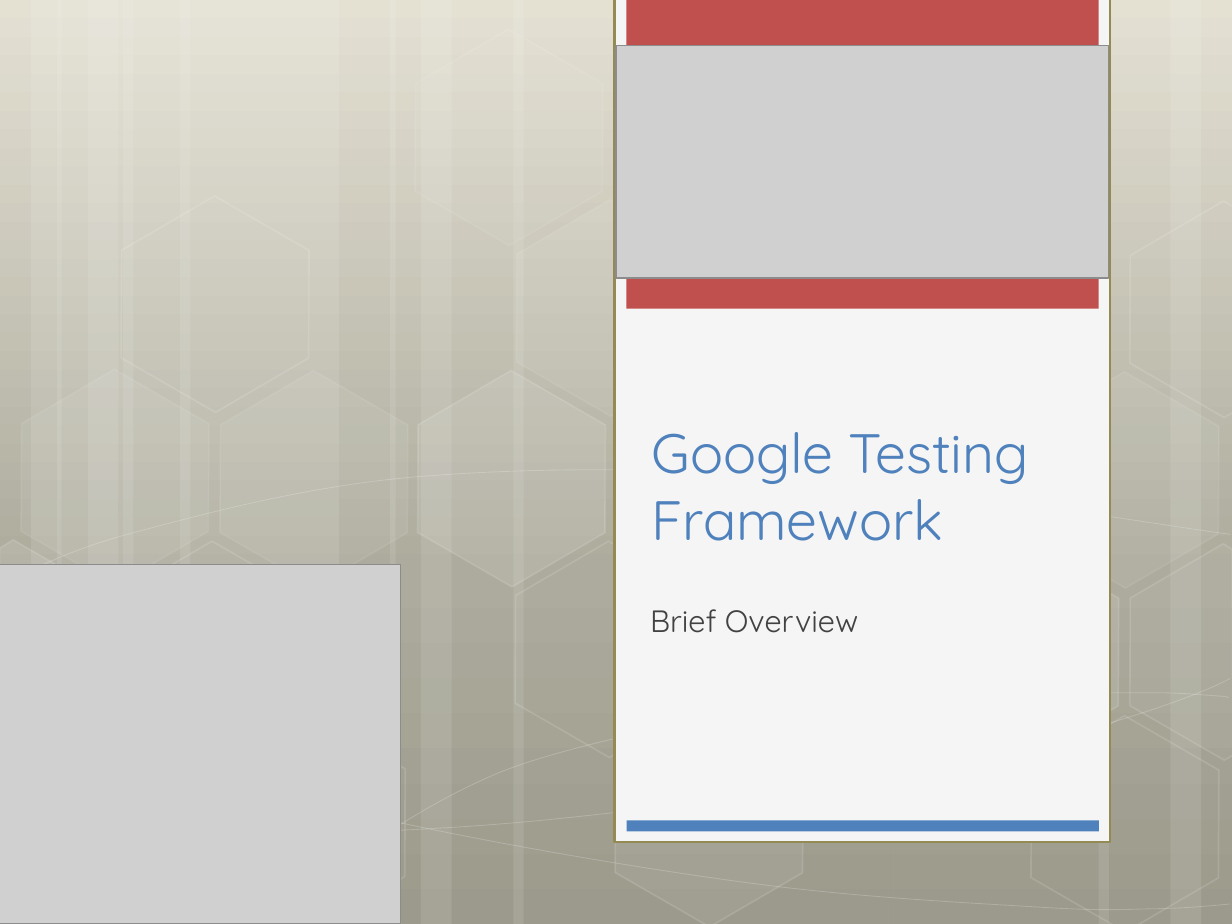
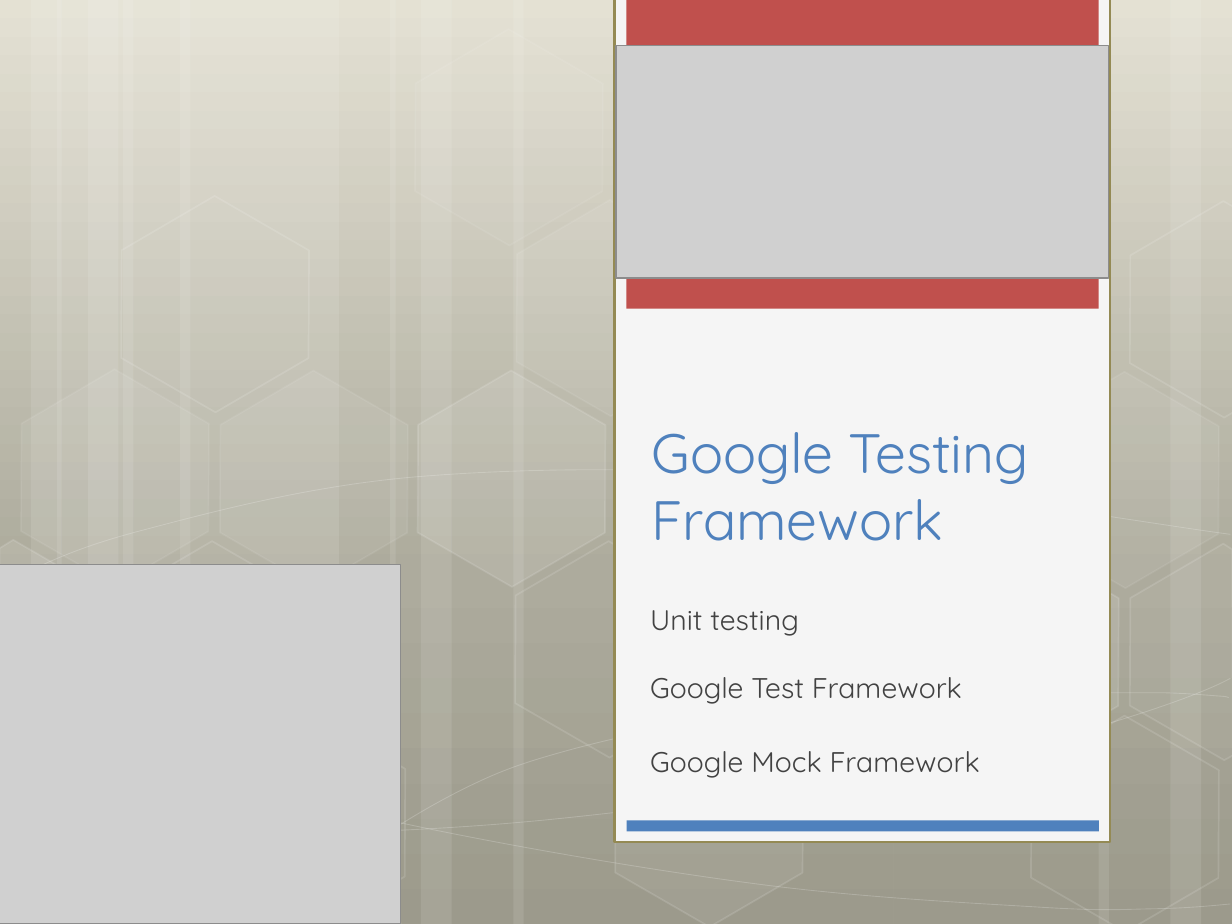
Before and after one commit to XanderMax/gtf-example, a slide deck: slide 1 of ppt/Google Testing Framework.pptx. Drawn at 1232x924 pixels with LibreOffice and Linux fonts; fonts in the diff are those of the drawing; grey boxes stand for pictures. Boxes give left, top, right and bottom in pixels: in the first picture for what was removed or moved away, otherwise in the second. Text is boxed around its words. In the diff, an @@ line names an element or a change of style, - is before the commit and + after.

```diff
--- a/ppt/Google Testing Framework.pptx
+++ b/ppt/Google Testing Framework.pptx
@@ subtitle at (650,610,980,778): text changed; size 18 to 16.6 pt @@
-Brief Overview
+Unit testing
+Google Test Framework
+Google Mock Framework
```
Also in this commit, not shown: 2 other slides changed, 3 slides added, 1 slide removed.
